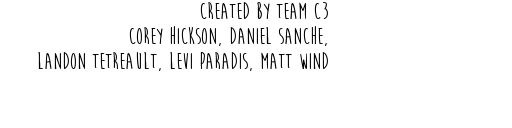
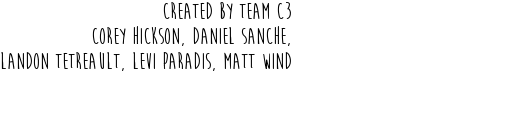
Layer changes from the first w=512, h=128 image to the second:
painted on "Created by team c3 ..." over [1, 2, 328, 71]
